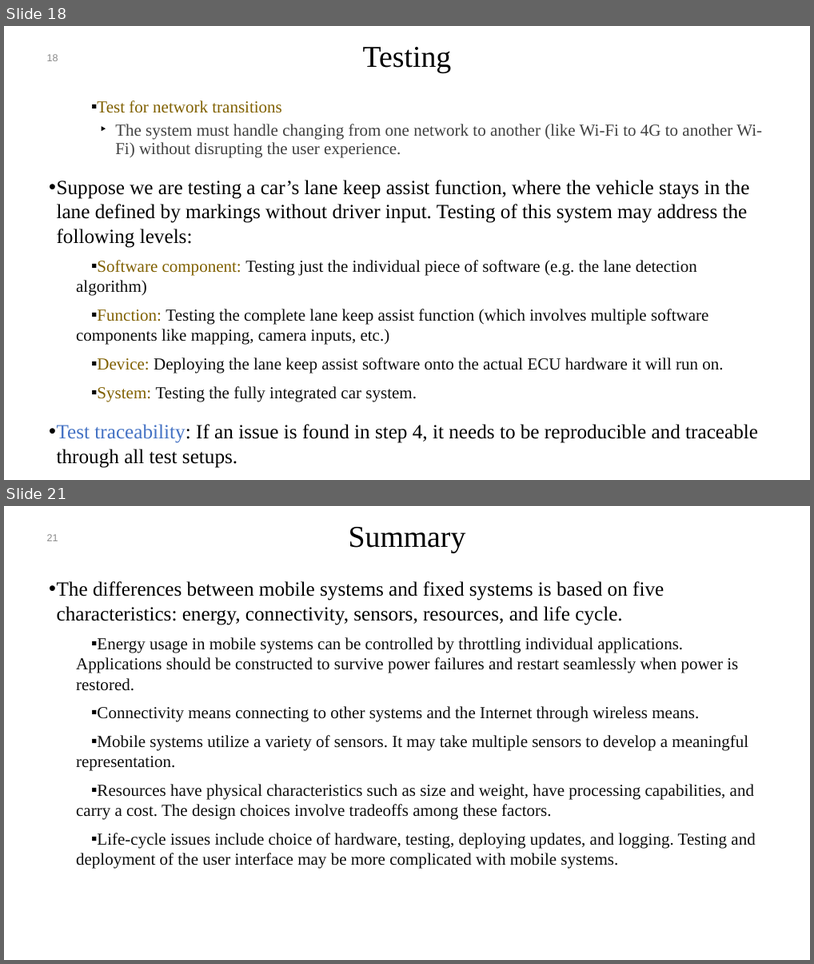
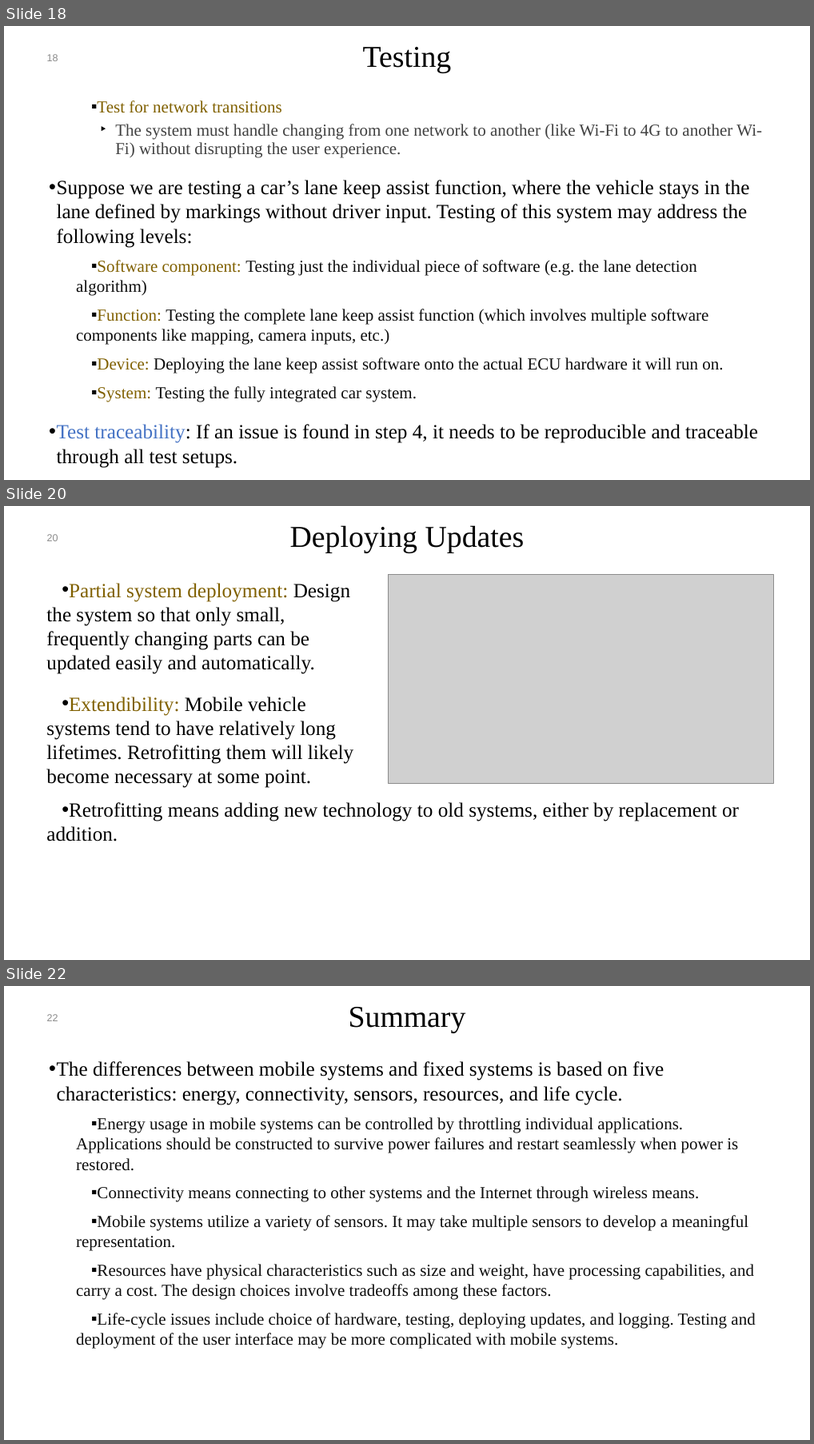
Before and after one commit to mohamad-khorsandi/slides-of-software-architecture-in-practice-4th-ed, a slide deck: chapter 18.pptx. Shown one above the other, each under a label of ours: slides 18 and 21 before the commit, slides 18, 20 and 22 after it; the slides between them are not shown. The pictures are 814x964 and 814x1444 pixels, drawn with LibreOffice and Linux fonts; fonts in the diff are those of the drawing; grey boxes stand for pictures; background and template pictures are left out. Boxes give left, top, right and bottom in pixels: in the first picture for what was removed or moved away, otherwise in the second. Text is boxed around its words. In the diff, an @@ line names an element or a change of style, - is before the commit and + after.

```diff
--- a/chapter 18.pptx
+++ b/chapter 18.pptx
@@ slide 20 added at bbox=[4, 506, 810, 960], background #FFFFFF @@
@@ title added at bbox=[290, 525, 525, 553], 36 pt, text #000000 @@
+Deploying Updates
@@ page number added at bbox=[47, 534, 58, 541], 12 pt, text #8C8C8C @@
+20
@@ picture added at bbox=[388, 574, 774, 783] @@
@@ text added at bbox=[46, 583, 354, 788], 24 pt, text #000000 @@
+• Partial system deployment: Design the system so that only small, frequently changing parts can be updated easily and automatically.
+• Extendibility: Mobile vehicle systems tend to have relatively long lifetimes. Retrofitting them will likely become necessary at some point.
@@ text added at bbox=[46, 802, 739, 841], 24 pt, text #000000 @@
+• Retrofitting means adding new technology to old systems, either by replacement or addition.
@@ what was slide 21 is now slide 22 @@
@@ page number at bbox=[47, 1014, 58, 1021]: text changed @@
-21
+22
```
Also in this commit, not shown: 2 slides changed, 1 other slide added, 1 slide removed, 10 other files.
